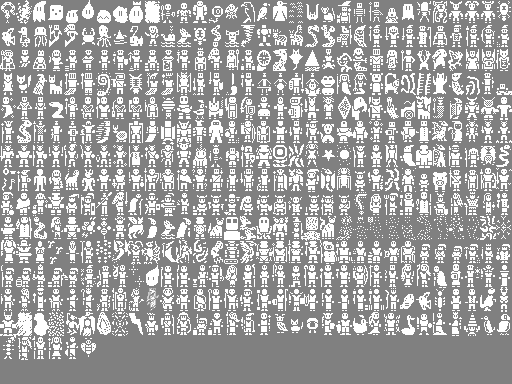
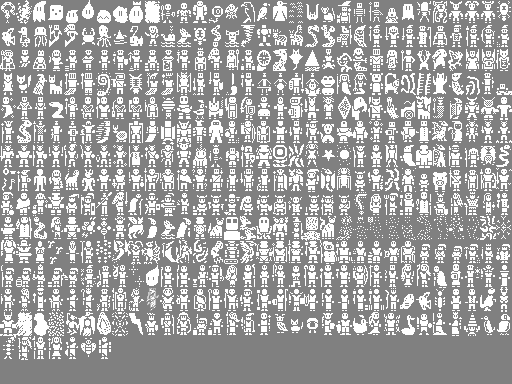
Layer changes from the first 512 × 384 image to the second:
painted on "creature_sprites.png" over [99, 337, 111, 359]
